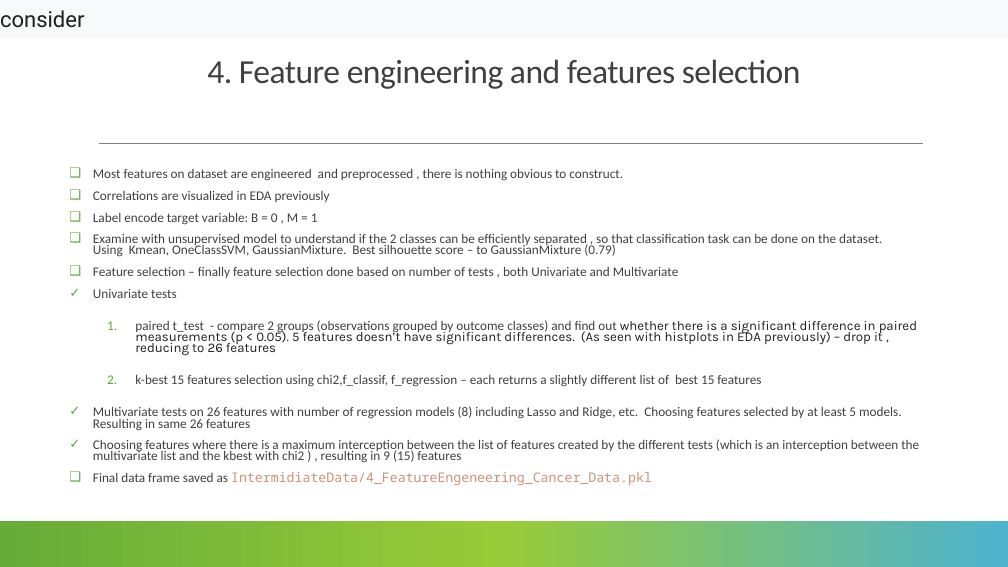
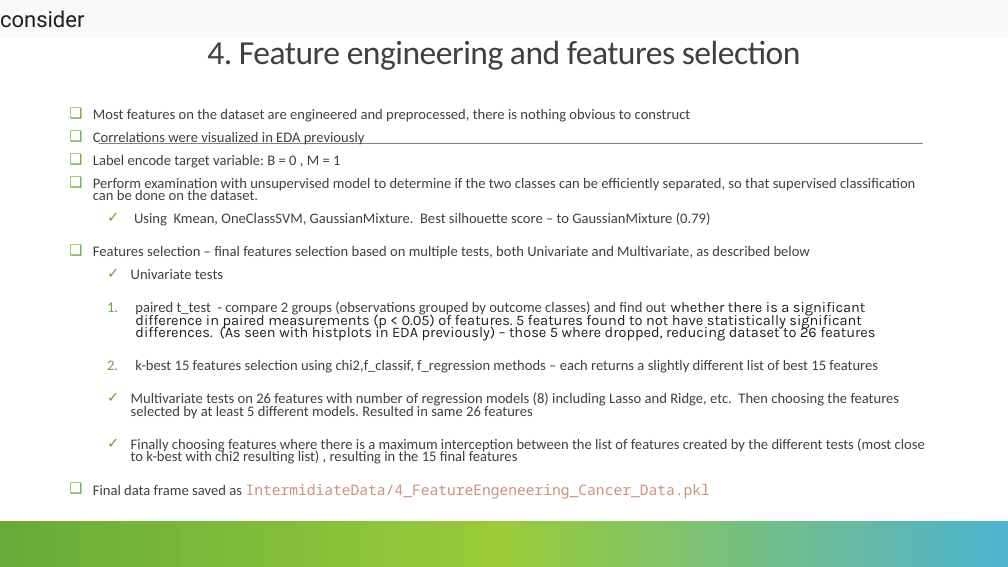
Before and after one commit to lmanov1/CancerPrediction, a slide deck: slide 8 of PROJECT_PRESENTATION.pptx. Drawn at 1008x567 pixels with LibreOffice and Linux fonts; fonts in the diff are those of the drawing. Boxes give left, top, right and bottom in pixels: in the first picture for what was removed or moved away, otherwise in the second. Text is boxed around its words. In the diff, an @@ line names an element or a change of style, - is before the commit and + after.

```diff
--- a/PROJECT_PRESENTATION.pptx
+++ b/PROJECT_PRESENTATION.pptx
@@ title "4. Feature engineering and features ...": place and size @@
-title "4. Feature engineering and features ..." at <box>207,59,801,89</box>
+title "4. Feature engineering and features ..." at <box>207,40,801,70</box>
@@ text "Most features on the dataset ...": place and size @@
-text "Most features on the dataset ..." at <box>93,169,919,485</box>
+text "Most features on the dataset ..." at <box>93,109,925,499</box>
@@ text at <box>93,109,691,145</box>: text changed; size 12.6 to 13.9 pt @@
-❑ Most features on dataset are engineered and preprocessed , there is nothing obvious to construct.
-❑ Correlations are visualized in EDA previously
+❑ Most features on the dataset are engineered and preprocessed, there is nothing obvious to construct
+❑ Correlations were visualized in EDA previously
@@ text at <box>93,178,915,259</box>: text changed; size 12.6 to 13.9 pt @@
-❑ Examine with unsupervised model to understand if the 2 classes can be efficiently separated , so that classification task can be done on the dataset.
-  Using Kmean, OneClassSVM, GaussianMixture. Best silhouette score – to GaussianMixture (0.79)
-❑ Feature selection – finally feature selection done based on number of tests , both Univariate and Multivariate
+❑ Perform examination with unsupervised model to determine if the two classes can be efficiently separated, so that supervised classification can be done on the dataset.
+    ✓ Using Kmean, OneClassSVM, GaussianMixture. Best silhouette score – to GaussianMixture (0.79)
+❑ Features selection – final features selection based on multiple tests, both Univariate and Multivariate, as described below
@@ text at <box>93,155,710,499</box>: size 12.6 to 13.9 pt in "Label encode target variable: B = 0 ...", "Univariate tests", "Final data frame saved as IntermidiateData/4_FeatureEngeneer ..."; list level 2 to 3 in "Univariate tests" @@
@@ text at <box>131,301,925,464</box>: text changed; size 12.6 to 13.9 pt @@
-    1. paired t_test - compare 2 groups (observations grouped by outcome classes) and find out whether there is a significant difference in paired measurements (p < 0.05). 5 features doesn’t have significant differences. (As seen with histplots in EDA previously) – drop it , reducing to 26 features
-    2. k-best 15 features selection using chi2,f_classif, f_regression – each returns a slightly different list of best 15 features
-✓ Multivariate tests on 26 features with number of regression models (8) including Lasso and Ridge, etc. Choosing features selected by at least 5 models. Resulting in same 26 features
-✓ Choosing features where there is a maximum interception between the list of features created by the different tests (which is an interception between the multivariate list and the kbest with chi2 ) , resulting in 9 (15) features
+    1. paired t_test - compare 2 groups (observations grouped by outcome classes) and find out whether there is a significant difference in paired measurements (p < 0.05) of features. 5 features found to not have statistically significant differences. (As seen with histplots in EDA previously) – those 5 where dropped, reducing dataset to 26 features
+    2. k-best 15 features selection using chi2,f_classif, f_regression methods – each returns a slightly different list of best 15 features
+    ✓ Multivariate tests on 26 features with number of regression models (8) including Lasso and Ridge, etc. Then choosing the features selected by at least 5 different models. Resulted in same 26 features
+    ✓ Finally choosing features where there is a maximum interception between the list of features created by the different tests (most close to k-best with chi2 resulting list) , resulting in the 15 final features
```
Also in this commit, not shown: 6 other slides changed, 1 slide added, 1 slide removed, 3 other files.
